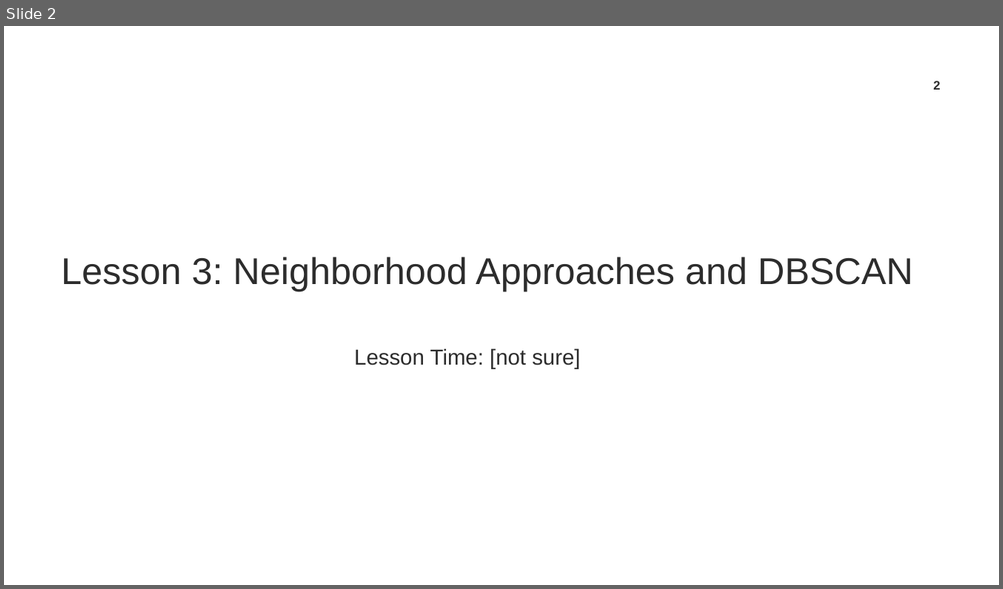
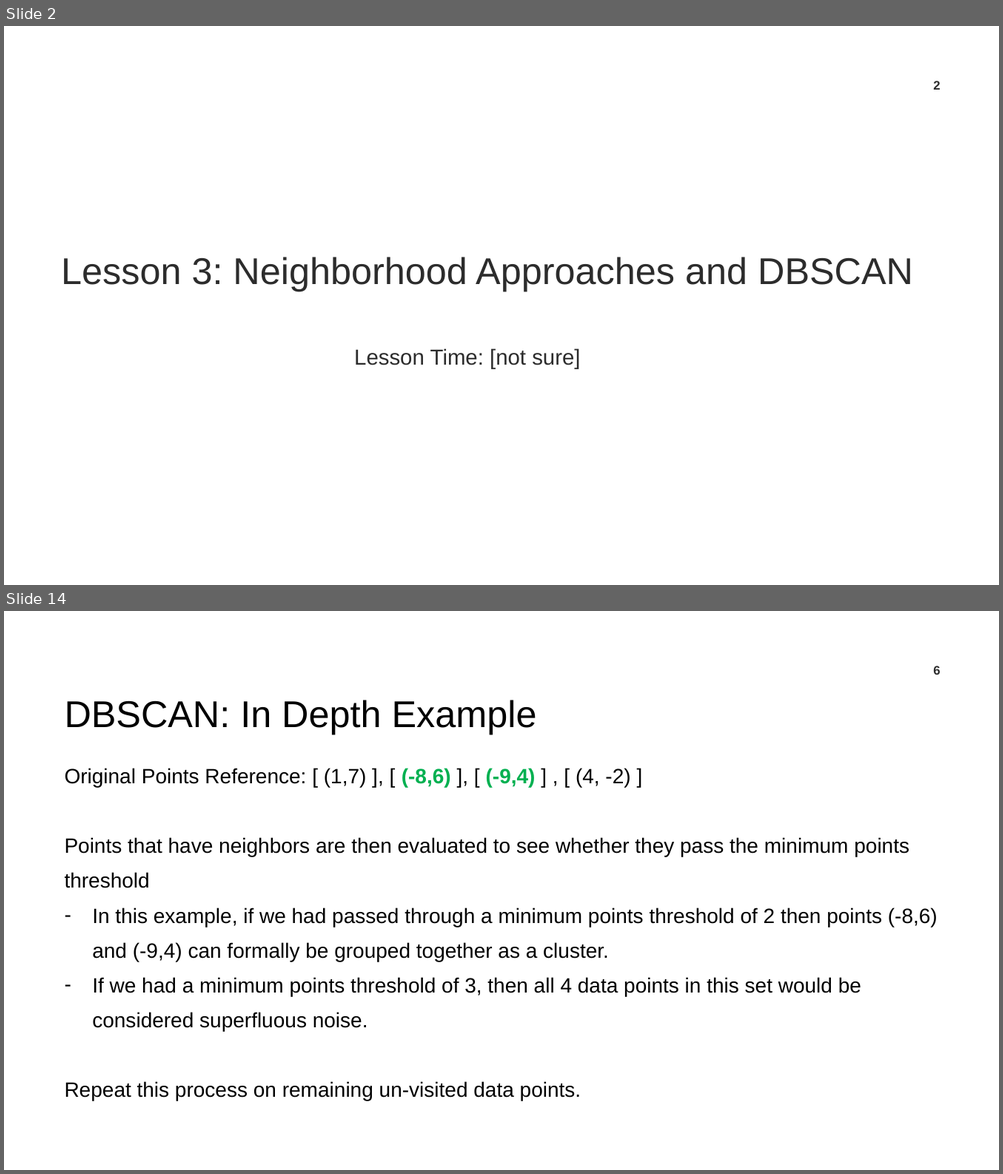
Before and after one commit to TrainingByPackt/Applied-Unsupervised-Learning-with-Python, a slide deck: CH3/C12626_03_Chris_FirstDraft.pptx. Shown one above the other, each under a label of ours: slide 2 before the commit, slides 2 and 14 after it; the slides between them are not shown. The pictures are 1003x589 and 1003x1174 pixels, drawn with LibreOffice and Linux fonts; fonts in the diff are those of the drawing; background and template pictures are left out. Boxes give left, top, right and bottom in pixels: in the first picture for what was removed or moved away, otherwise in the second. Text is boxed around its words. In the diff, an @@ line names an element or a change of style, - is before the commit and + after.

```diff
--- a/CH3/C12626_03_Chris_FirstDraft.pptx
+++ b/CH3/C12626_03_Chris_FirstDraft.pptx
@@ slide 14 added at <box>4,611,999,1170</box>, background #FFFFFF @@
@@ text added at <box>933,666,939,675</box>, 12 pt, text #2C2C2C, bold @@
+6
@@ text added at <box>65,700,537,735</box>, 36 pt, text #000000 @@
+DBSCAN: In Depth Example
@@ text added at <box>65,768,937,1101</box>, 20 pt, text #000000 @@
+Original Points Reference: [ (1,7) ], [ (-8,6) ], [ (-9,4) ] , [ (4, -2) ]
+Points that have neighbors are then evaluated to see whether they pass the minimum points threshold
+– In this example, if we had passed through a minimum points threshold of 2 then points (-8,6) and (-9,4) can formally be grouped together as a cluster.
+– If we had a minimum points threshold of 3, then all 4 data points in this set would be considered superfluous noise.
+Repeat this process on remaining un-visited data points.
```
Also in this commit, not shown: 13 slides changed, 8 other slides added, 7 slides removed, 1 other file.
